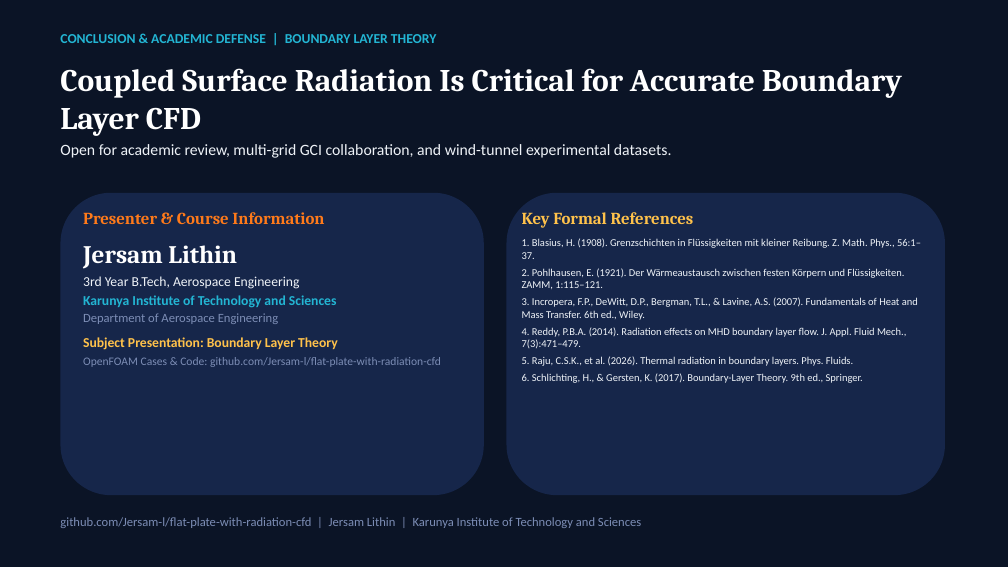
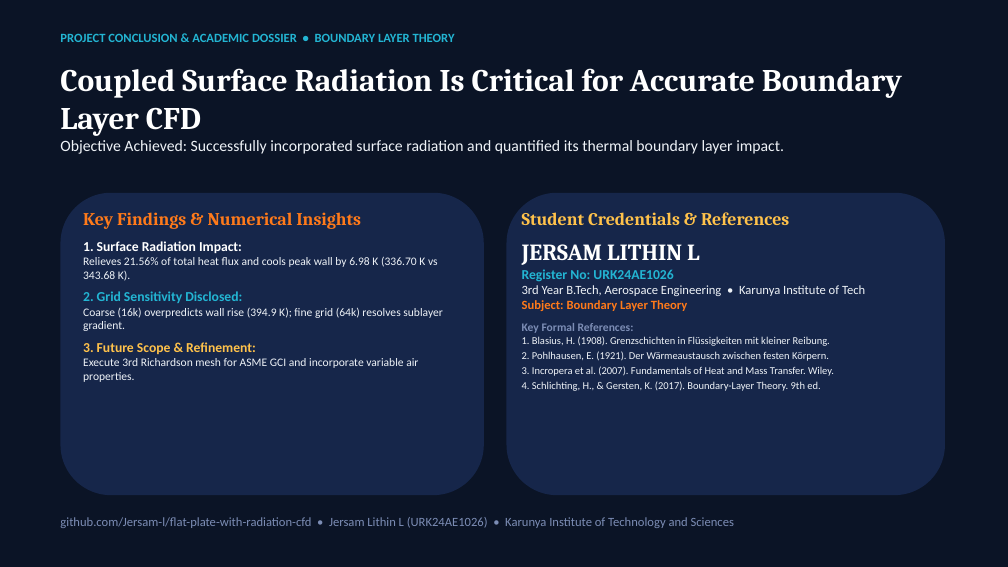
Before and after one commit to Jersam-l/flat-plate-with-radiation-cfd, a slide deck: slide 8 of Flat_Plate_Radiation_CFD_Pitch.pptx (slide 14 before the commit). Drawn at 1008x567 pixels with LibreOffice and Linux fonts; fonts in the diff are those of the drawing. Boxes give left, top, right and bottom in pixels: in the first picture for what was removed or moved away, otherwise in the second. Text is boxed around its words. In the diff, an @@ line names an element or a change of style, - is before the commit and + after.

Commit message:
feat(pitch): minimal 8-slide academic presentation for Jersam Lithin L

```diff
--- a/Flat_Plate_Radiation_CFD_Pitch.pptx
+++ b/Flat_Plate_Radiation_CFD_Pitch.pptx
@@ text at (60,33,455,42): text changed; size 13 to 12 pt @@
-CONCLUSION & ACADEMIC DEFENSE | BOUNDARY LAYER THEORY
+PROJECT CONCLUSION & ACADEMIC DOSSIER • BOUNDARY LAYER THEORY
@@ text at (60,140,784,154): text changed @@
-Open for academic review, multi-grid GCI collaboration, and wind-tunnel experimental datasets.
+Objective Achieved: Successfully incorporated surface radiation and quantified its thermal boundary layer impact.
@@ text at (83,212,443,382): text changed; size 13 to 11 pt; text colour #7C8DB5 to #EEF2F7 @@
-Presenter & Course Information
-Jersam Lithin
-3rd Year B.Tech, Aerospace Engineering
-Karunya Institute of Technology and Sciences
-Department of Aerospace Engineering
-Subject Presentation: Boundary Layer Theory
-OpenFOAM Cases & Code: github.com/Jersam-l/flat-plate-with-radiation-cfd
+Key Findings & Numerical Insights
+1. Surface Radiation Impact:
+Relieves 21.56% of total heat flux and cools peak wall by 6.98 K (336.70 K vs 343.68 K).
+2. Grid Sensitivity Disclosed:
+Coarse (16k) overpredicts wall rise (394.9 K); fine grid (64k) resolves sublayer gradient.
+3. Future Scope & Refinement:
+Execute 3rd Richardson mesh for ASME GCI and incorporate variable air properties.
@@ text at (522,212,865,391): text changed @@
-Key Formal References
-1. Blasius, H. (1908). Grenzschichten in Flüssigkeiten mit kleiner Reibung. Z. Math. Phys., 56:1–37.
-2. Pohlhausen, E. (1921). Der Wärmeaustausch zwischen festen Körpern und Flüssigkeiten. ZAMM, 1:115–121.
-3. Incropera, F.P., DeWitt, D.P., Bergman, T.L., & Lavine, A.S. (2007). Fundamentals of Heat and Mass Transfer. 6th ed., Wiley.
-4. Reddy, P.B.A. (2014). Radiation effects on MHD boundary layer flow. J. Appl. Fluid Mech., 7(3):471–479.
-5. Raju, C.S.K., et al. (2026). Thermal radiation in boundary layers. Phys. Fluids.
-6. Schlichting, H., & Gersten, K. (2017). Boundary-Layer Theory. 9th ed., Springer.
+Student Credentials & References
+JERSAM LITHIN L
+Register No: URK24AE1026
+3rd Year B.Tech, Aerospace Engineering • Karunya Institute of Tech
+Subject: Boundary Layer Theory
+Key Formal References:
+1. Blasius, H. (1908). Grenzschichten in Flüssigkeiten mit kleiner Reibung.
+2. Pohlhausen, E. (1921). Der Wärmeaustausch zwischen festen Körpern.
+3. Incropera et al. (2007). Fundamentals of Heat and Mass Transfer. Wiley.
+4. Schlichting, H., & Gersten, K. (2017). Boundary-Layer Theory. 9th ed.
@@ text at (60,517,734,528): text changed @@
-github.com/Jersam-l/flat-plate-with-radiation-cfd | Jersam Lithin | Karunya Institute of Technology and Sciences
+github.com/Jersam-l/flat-plate-with-radiation-cfd • Jersam Lithin L (URK24AE1026) • Karunya Institute of Technology and Sciences
```
Also in this commit, not shown: 7 other slides changed, 6 slides removed, 25 other files.
